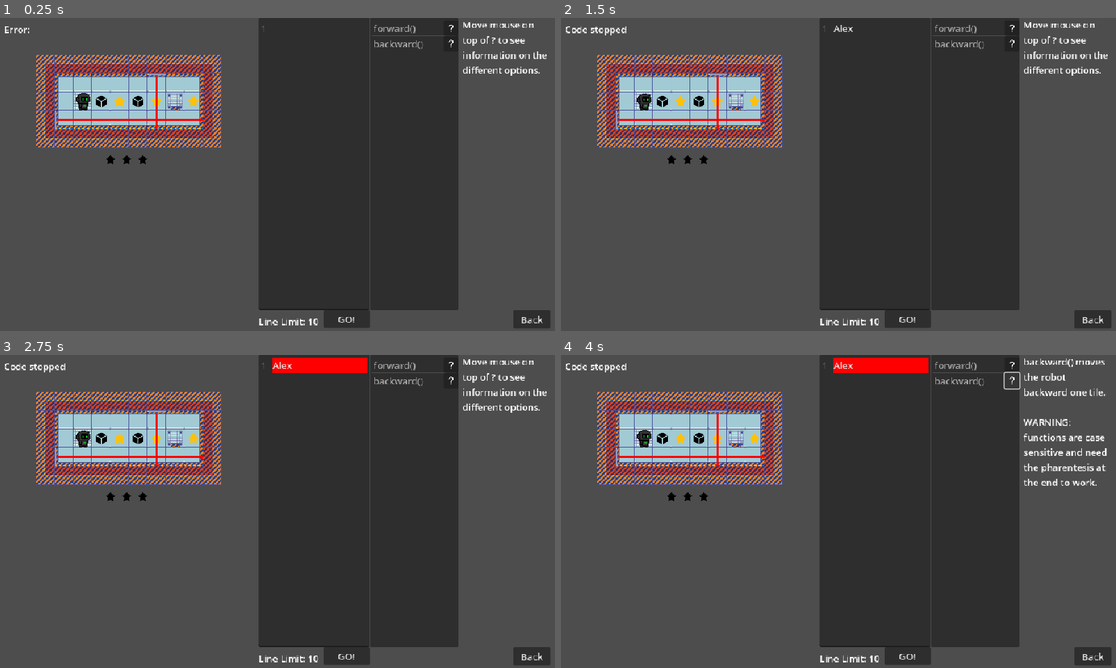
Above: before the commit, frames 1-4 (two rows, left to right).
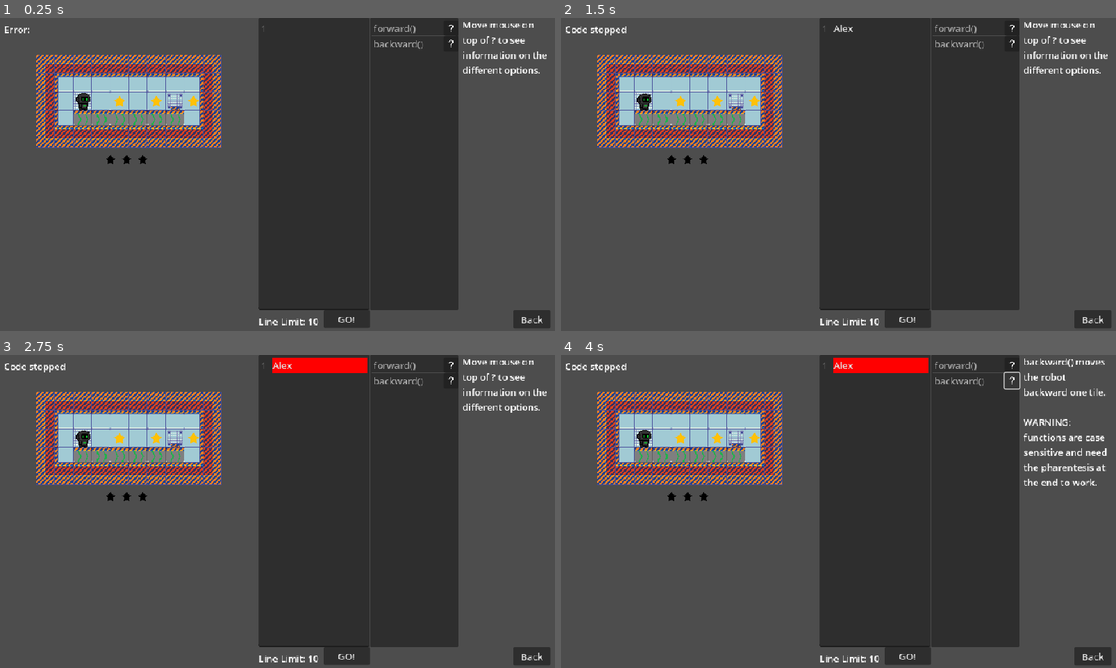
Above: after the commit, the same moments.

Repository: BingloGames/Robot-Bachelor
Game: Godot game, scene res://levels/1 player/Test.tscn
The game is run twice, just before and just after one commit, with the same random seed, the same clock (stepped at 60 frames per second) and the same inputs. This scene is started directly instead of the project's main scene.
Inputs (mouse positions are in pixels of both pictures, inside the frame that each line leads up to):
- Up to frame 1 (0.25 s): no input
- Up to frame 2 (1.5 s): click (877, 165) at 0.52 s; type "Alex" at 0.6 s; click "GO!" at 1.25 s
- Up to frame 3 (2.75 s): click "GO!" at 2 s
- Up to frame 4 (4 s): click (1010, 364) at 2.75 s; click (1010, 380) at 3.5 s

The runs differ from the first frame. In frame 1, 1.2% of the frame differs, in the area x 9-37%, y 17-36%; in frame 2, 1.2%; in frame 3, 1.2%; in frame 4, 1.2%.

Commit message:
fixed movement

Diff:
--- a/robot-project/levels/1 player/Test.tscn
+++ b/robot-project/levels/1 player/Test.tscn
@@ -1,9 +1,8 @@
-[gd_scene load_steps=13 format=4 uid="uid://cxgnrq4qpy8ff"]
+[gd_scene load_steps=12 format=4 uid="uid://cxgnrq4qpy8ff"]
 
 [ext_resource type="TileSet" uid="uid://b86b5a6rn7qvr" path="res://TileSet.tres" id="1_k5lcs"]
 [ext_resource type="Script" uid="uid://bc27vibglbqta" path="res://items_counter.gd" id="2_nolvd"]
 [ext_resource type="TileSet" uid="uid://cd2adi2gk1aay" path="res://coveyorBelts.tres" id="2_yv7ft"]
-[ext_resource type="PackedScene" uid="uid://d1ckbdo8lkn4r" path="res://laser.tscn" id="3_hqmr3"]
 [ext_resource type="PackedScene" uid="uid://dj8bvk78ajlmy" path="res://Item.tscn" id="3_yv7ft"]
 [ext_resource type="PackedScene" uid="uid://bkcxr5ltukhr1" path="res://robot.tscn" id="4_hqmr3"]
 [ext_resource type="PackedScene" uid="uid://b7xm7lsovxbqr" path="res://text_edit.tscn" id="5_x3eu1"]
@@ -15,8 +14,6 @@
 [sub_resource type="CanvasTexture" id="CanvasTexture_44r2x"]
 
 [node name="Node2D" type="Node2D"]
-metadata/_edit_vertical_guides_ = [192.0, 272.0]
-metadata/_edit_horizontal_guides_ = [192.0]
 
 [node name="ground" type="TileMapLayer" parent="."]
 tile_map_data = PackedByteArray("AAADAAMAAQAIAAEAAAADAAQAAQAIAAIAAAADAAUAAQAIAAQAAAAEAAMAAQAKAAEAAAAEAAQAAQAJAAMAAAAEAA …(304 unchanged characters)…
@@ -27,6 +24,7 @@
 tile_set = ExtResource("1_k5lcs")
 
 [node name="ConveyorBelt" type="TileMapLayer" parent="."]
+tile_map_data = PackedByteArray("AAAEAAUAAwABAAAAAAAFAAUAAwABAAAAAAAGAAUAAwABAAAAAAAHAAUAAwABAAAAAAAIAAUAAwABAAAAAAAJAAUAAwABAAAAAAA=")
 tile_set = ExtResource("2_yv7ft")
 
 [node name="special" type="TileMapLayer" parent="."]
@@ -35,14 +33,8 @@
 
 [node name="lasers" type="Node2D" parent="."]
 
-[node name="laser" parent="lasers" instance=ExtResource("3_hqmr3")]
-position = Vector2(272, 112)
-rotation = 1.5707964
-
-[node name="laser2" parent="lasers" instance=ExtResource("3_hqmr3")]
-position = Vector2(112, 176)
-
 [node name="items" type="Node2D" parent="."]
+visible = false
 script = ExtResource("2_nolvd")
 
 [node name="Item" parent="items" instance=ExtResource("3_yv7ft")]
--- a/robot-project/project.godot
+++ b/robot-project/project.godot
@@ -26,6 +26,10 @@
 window/size/viewport_height=540
 window/stretch/mode="canvas_items"
 
+[editor]
+
+movie_writer/movie_file="C:/Users/Sebastian/Documents/Uis/Bachelor/Robot-Bachelor/video files/movie.avi"
+
 [global_group]
 
 synchronizers=""
--- a/robot-project/robot.gd
+++ b/robot-project/robot.gd
@@ -15,7 +15,8 @@
 
 
 @export var start_direction: Vector2i = Vector2i.RIGHT
-var direction = start_direction
+var robot_direction = start_direction
+var movement_direction = robot_direction
 var walking_backwards = false
 var died = false
 
@@ -30,7 +31,7 @@
 
 
 func _ready() -> void:
-	direction = start_direction
+	robot_direction = start_direction
 	#using this instead of autoplay is to stop visual glitches for multiplayer
 	#and to make sure that the correct idle animation plays if start direction is not default
 	idle()
@@ -46,10 +47,10 @@
 
 
 	var halv_a_tile = special_tilemap.tile_set.tile_size/2
-	var current_tile = special_tilemap.local_to_map(Vector2i(global_position)-(halv_a_tile*direction))
-
-
-	var collision = move_and_collide(direction*SPEED*delta)
+	var current_tile = special_tilemap.local_to_map(Vector2i(global_position)-(halv_a_tile*movement_direction))
+
+
+	var collision = move_and_collide(movement_direction*SPEED*delta)
 
 
 	if collision:
@@ -61,9 +62,9 @@
 
 	if current_tile == next_tile:
 		position = special_tilemap.map_to_local(next_tile)
-		if walking_backwards:
-			direction *= -1
-			walking_backwards = false
+		#if walking_backwards:
+			#direction *= -1
+			#walking_backwards = false
 
 
 		next_tile = null
@@ -78,7 +79,8 @@
 	global_position = start_point
 	next_tile = null
 	walking_backwards = false
-	direction = start_direction
+	robot_direction = start_direction
+	movement_direction = robot_direction
 	died = false
 
 
@@ -97,7 +99,7 @@
 
 
 func idle() -> void:
-	match direction:
+	match robot_direction:
 		Vector2i.LEFT:
 			play_animation("idle left")
 		Vector2i.RIGHT:
@@ -111,11 +113,11 @@
 
 
 func walk_animation() -> void:
-	var walking_direction = direction
-
-
-	if walking_backwards:
-		walking_direction *= -1
+	var walking_direction = robot_direction
+
+
+	#if walking_backwards:
+		#walking_direction *= -1
 
 
 	match walking_direction:
@@ -132,7 +134,9 @@
 
 
 func check_tile() -> void:
+	print("checking tile")
 	var current_tile = special_tilemap.local_to_map(global_position)
+	print("current tile: ", current_tile)
 
 
 	check_conveyor(current_tile)
@@ -186,15 +190,18 @@
 	code_node.running_code = false
 
 
+	movement_direction = dir
+
+
 	match turn:
 		"left":
-			direction = Vector2(direction).rotated(-PI/2)
-			direction = Vector2i(direction)
+			robot_direction = Vector2(robot_direction).rotated(-PI/2)
+			robot_direction = Vector2i(robot_direction)
 			next_tile = current_tile + (dir)
 			#idle()
 		"right":
-			direction = Vector2(direction).rotated(PI/2)
-			direction = Vector2i(direction)
+			robot_direction = Vector2(robot_direction).rotated(PI/2)
+			robot_direction = Vector2i(robot_direction)
 			next_tile = current_tile + (dir)
 			#idle()
 		_:
@@ -206,6 +213,7 @@
 
 
 func stop_conveyor() -> void:
+	print("stop conveyoring")
 	conveyoring = false
 	conveyor_speed = 0
 	conveyor_duration = 0
@@ -237,14 +245,14 @@
 
 func forward() -> void:
 	var current_tile = special_tilemap.local_to_map(global_position)
-	next_tile = current_tile + direction
+	next_tile = current_tile + movement_direction
 
 
 	walk_animation()
 
 
 func backward() -> void:
-	direction *= -1
+	movement_direction = robot_direction * -1
 	walking_backwards = true
 	forward()
 
@@ -253,14 +261,20 @@
 
 
 func left() -> void:
-	direction = Vector2(direction).rotated(-PI/2)
-	direction = Vector2i(direction)
+	robot_direction = Vector2(robot_direction).rotated(-PI/2)
+	robot_direction = Vector2i(robot_direction)
+	movement_direction = robot_direction
+
+
 	forward()
 
 
 func right() -> void:
-	direction = Vector2(direction).rotated(PI/2)
-	direction = Vector2i(direction)
+	robot_direction = Vector2(robot_direction).rotated(PI/2)
+	robot_direction = Vector2i(robot_direction)
+	movement_direction = robot_direction
+
+
 	forward()
 
 
Not shown, added: video files/movie.avi
